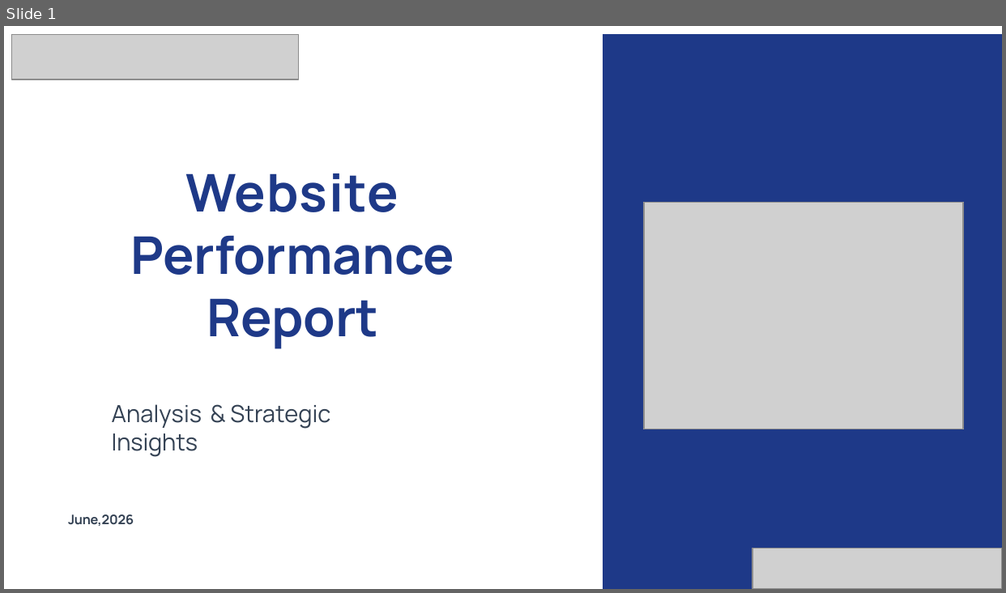
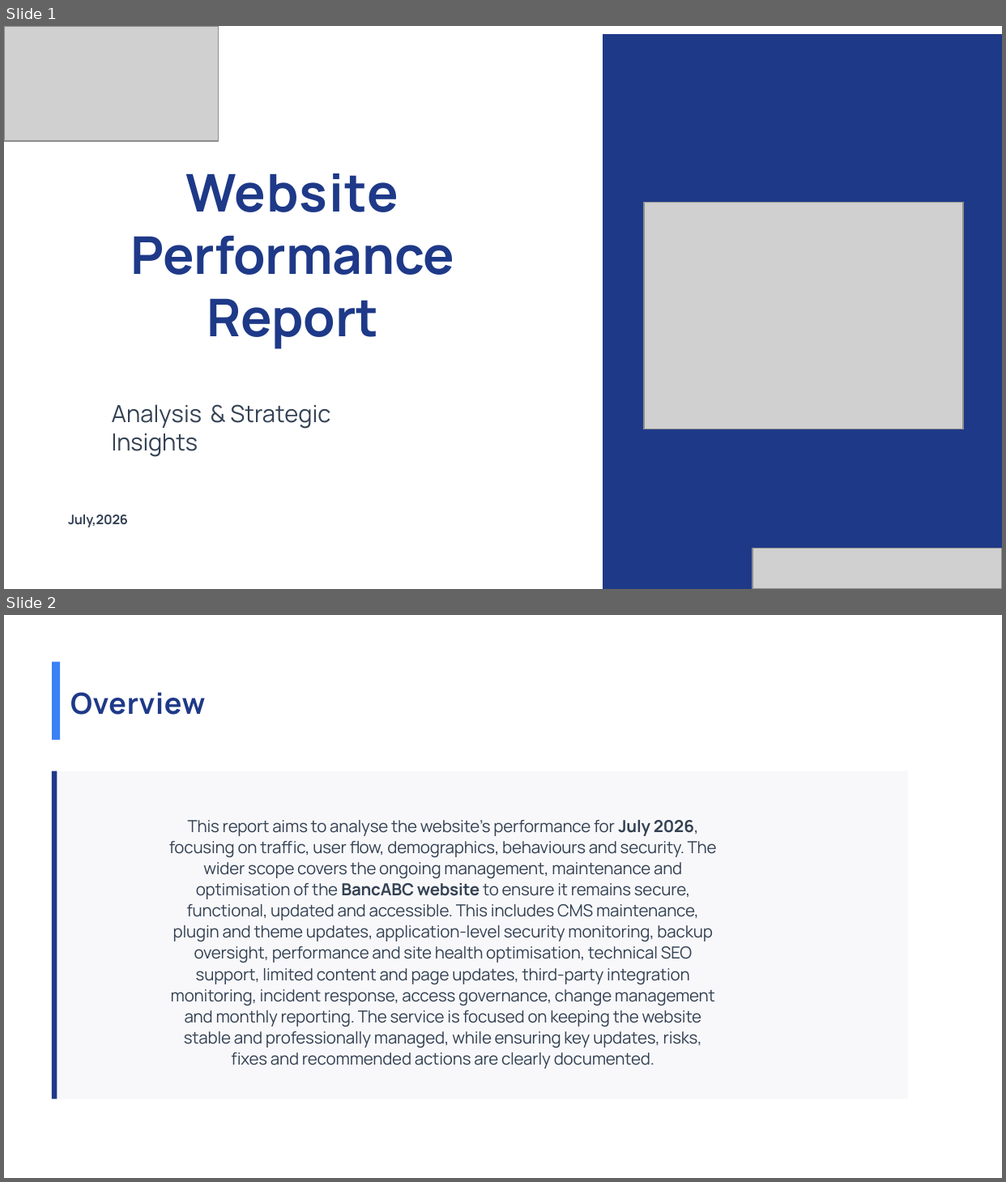
Before and after one commit to Rakinzi/reports, a slide deck: src/reports/report-templates/june-2026/bancabc-29-June-2026.pptx. Shown one above the other, each under a label of ours: slide 1 before the commit, slides 1 and 2 after it. The pictures are 1006x593 and 1006x1182 pixels, drawn with LibreOffice and Linux fonts; fonts in the diff are those of the drawing; grey boxes stand for pictures; background and template pictures are left out. Boxes give left, top, right and bottom in pixels: in the first picture for what was removed or moved away, otherwise in the second. Text is boxed around its words. In the diff, an @@ line names an element or a change of style, - is before the commit and + after.

Commit message:
Support redoing reports and robust GA4 date handling
Add a frontend 'Redo' action to regenerate a report with the same dates and show progress. Make GA4 snapshot navigation more robust by continuing when the summary card is absent and adding _ga4_dated_snapshot_url to force explicit date ranges when GA4 rewrites presets. Improve template picture mappings (bancabc) and avoid removing template-specific Picture 11. Capture only the Security Report Summary card for security header screenshots. Add a helper script to ensure templates end with Uptime and Recommendations, update PPTX templates, and add tests for the GA4 dated-URL behavior. Also include Playwright output artifacts.

```diff
--- a/src/reports/report-templates/june-2026/bancabc-29-June-2026.pptx
+++ b/src/reports/report-templates/june-2026/bancabc-29-June-2026.pptx
@@ slide 2 added at <box>4,615,1002,1178</box>, background #FFFFFF @@
@@ freeform shape added at <box>52,662,60,740</box>, fill #3982F6 @@
@@ text added at <box>70,692,205,715</box>, 21 pt, text #1E3988, bold @@
+Overview
@@ freeform shape added at <box>52,771,908,1098</box>, fill #F8F8FA @@
@@ freeform shape added at <box>52,771,57,1098</box>, fill #1E3988 @@
@@ text added at <box>169,820,717,1069</box>, 12 pt, text #334153 @@
+This report aims to analyse the website’s performance for July 2026, focusing on traffic, user flow, demographics, behaviours and security. The wider scope covers the ongoing management, maintenance and optimisation of the BancABC website to ensure it remains secure, functional, updated and accessible. This includes CMS maintenance, plugin and theme updates, application-level security monitoring, backup oversight, performance and site health optimisation, technical SEO support, limited content and page updates, third-party integration monitoring, incident response, access governance, change management and monthly reporting. The service is focused on keeping the website stable and professionally managed, while ensuring key updates, risks, fixes and recommended actions are clearly documented.
@@ slide 1 changed as well @@
@@ picture added at <box>4,26,219,141</box> @@
@@ picture removed at <box>12,34,298,79</box> @@
@@ text at <box>68,514,128,527</box>: text changed @@
-June,2026
+July,2026
```
Also in this commit, not shown: 9 other slides changed, 3 other slides added, 1 slide removed, 20 other files.
